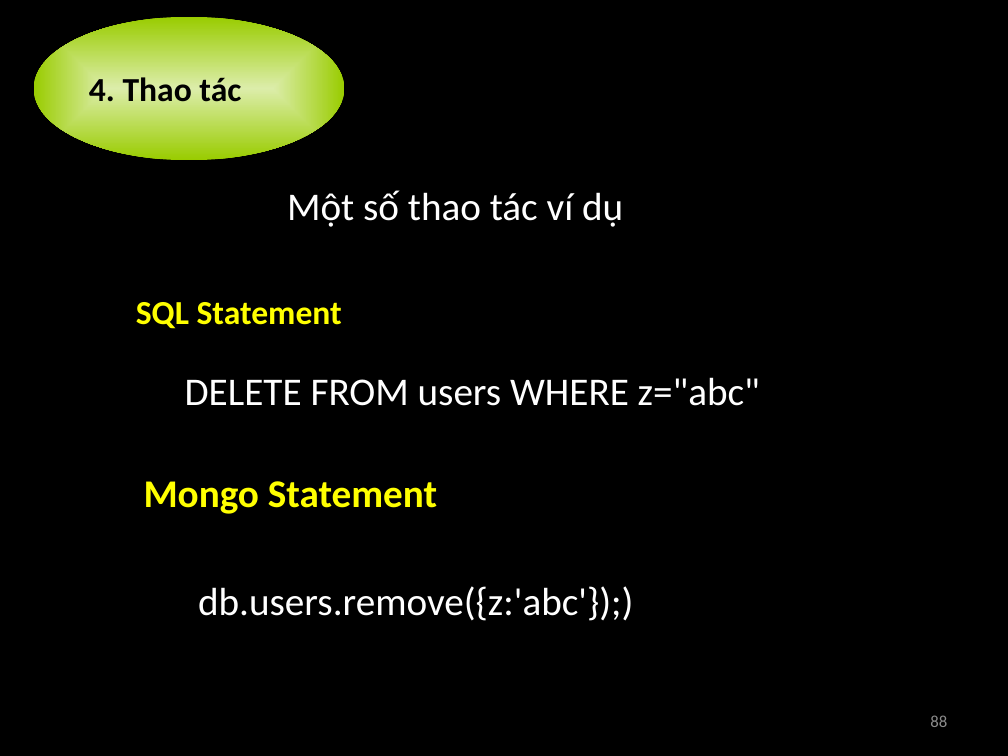
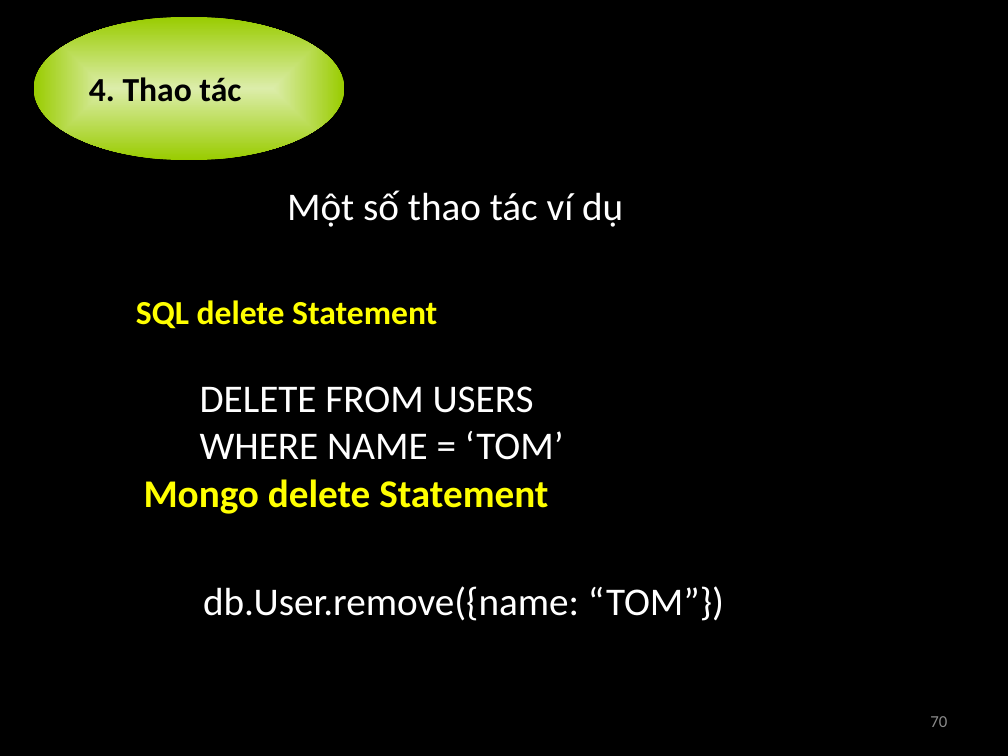
Before and after one commit to nguyenminhthong27/academic-term2-2012-distributed-application-group-21, a slide deck: slide 70 of 0.Seminar MongoDB/Introduction MongoDB.pptx (slide 88 before the commit). Drawn at 1008x756 pixels with LibreOffice and Linux fonts; fonts in the diff are those of the drawing. Boxes give left, top, right and bottom in pixels: in the first picture for what was removed or moved away, otherwise in the second. Text is boxed around its words. In the diff, an @@ line names an element or a change of style, - is before the commit and + after.

```diff
--- a/0.Seminar MongoDB/Introduction MongoDB.pptx
+++ b/0.Seminar MongoDB/Introduction MongoDB.pptx
@@ text at (x1=136, y1=300, x2=437, y2=329): text changed @@
-SQL Statement
+SQL delete Statement
@@ text at (x1=200, y1=386, x2=564, y2=460): text changed @@
-DELETE FROM users WHERE z="abc"
+DELETE FROM USERS
+WHERE NAME = ‘TOM’
@@ text at (x1=144, y1=479, x2=548, y2=514): text changed @@
-Mongo Statement
+Mongo delete Statement
@@ text at (x1=203, y1=586, x2=724, y2=621): text changed @@
-db.users.remove({z:'abc'});)
+db.User.remove({name: “TOM”})
@@ page number at (x1=930, y1=716, x2=947, y2=727): text changed @@
-88
+70
```
Also in this commit, not shown: 3 other slides changed, 1 slide added, 2 slides removed.
